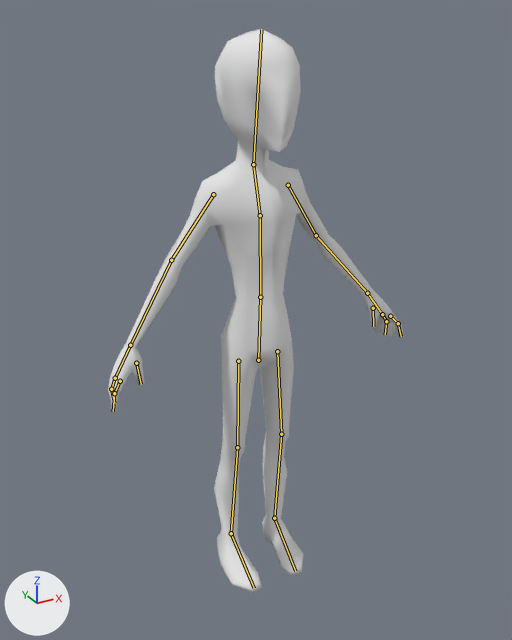
Two versions of the Blender file scenes/mercenary/body.blend, one commit apart.
Both versions are drawn from a camera (50 mm lens) standing at (-0.965, -1.736, 1.798) and looking at (0.003, 0.023, 0.919). Arrows for +X, +Y and +Z are at lower left; the lights stay in place. Both versions are drawn at the pose saved in each file; the numbers are the values there. The bones that bend it are drawn over the model as lines.

In view in the first picture: 'body'.
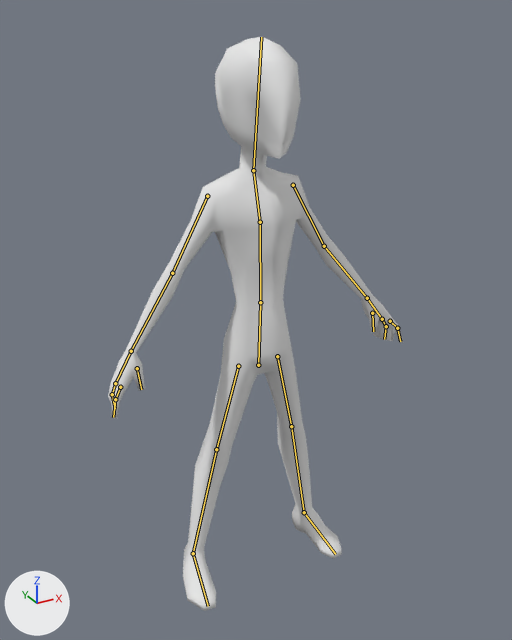
What changed in the scene script:
```text
Change bone_pelvis:
    where bone_pelvis = bpy.data.objects['skeleton'].pose.bones['pelvis']  # child of 'root'
    bone_pelvis.location: (0.0, 0.018, -0.001) -> (0.0, 0.0, 0.0)
Change bone_r_leg0:
    where bone_r_leg0 = bpy.data.objects['skeleton'].pose.bones['r_leg0']  # child of 'pelvis'
    bone_r_leg0.rotation_quaternion: (0.995, 0.0, 0.004, 0.097) -> (1.0, 0.0, 0.0, 0.0)  # degrees (0, 0, 11) -> degrees (0, 0, 0)
Change bone_r_foot:
    where bone_r_foot = bpy.data.objects['skeleton'].pose.bones['r_foot']  # child of 'r_leg1'
    bone_r_foot.rotation_quaternion: (0.988, 0.012, -0.146, 0.04) -> (1.0, 0.0, 0.0, 0.0)  # degrees (1, -17, 4) -> degrees (0, 0, 0)
Change bone_l_leg0:
    where bone_l_leg0 = bpy.data.objects['skeleton'].pose.bones['l_leg0']  # child of 'pelvis'
    bone_l_leg0.rotation_quaternion: (0.995, 0.0, -0.004, -0.097) -> (1.0, 0.0, 0.0, 0.0)  # degrees (0, 0, -11) -> degrees (0, 0, 0)
Change bone_l_foot:
    where bone_l_foot = bpy.data.objects['skeleton'].pose.bones['l_foot']  # child of 'l_leg1'
    bone_l_foot.rotation_quaternion: (0.988, 0.012, 0.146, -0.04) -> (1.0, 0.0, 0.0, 0.0)  # degrees (1, 17, -4) -> degrees (0, 0, 0)
```

Location of each change, [x1, y1, x2, y2] in pixels of the pictures (512 x 640 px):
'body', posed
    before: [108, 29, 404, 593]
    after: [108, 37, 403, 611]
bone 'pelvis', root to tip
    before: (258, 360) to (260, 297)
    after: (258, 365) to (260, 302)
bone 'r_leg0', root to tip
    before: (238, 361) to (237, 447)
    after: (238, 366) to (216, 449)
bone 'r_foot', root to tip
    before: (231, 533) to (254, 588)
    after: (193, 553) to (208, 606)
bone 'l_leg0', root to tip
    before: (277, 351) to (281, 434)
    after: (277, 356) to (291, 426)
bone 'l_foot', root to tip
    before: (274, 518) to (295, 571)
    after: (304, 512) to (335, 554)
